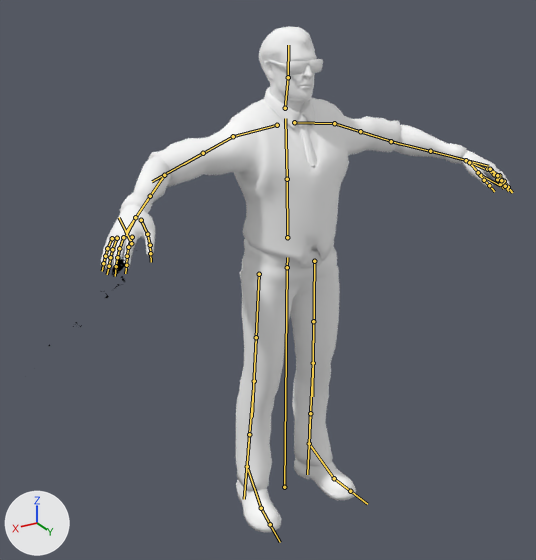
Renders of the Blender file Blends/Blender_Arms_Animations.blend from each side of a commit.
One viewpoint serves both versions: a 50 mm camera at (1.36, 2.12, 2.02) aimed at (0.17, 0.15, 1.04). Lighting does not change. The marker at lower left points along +X, +Y and +Z. The bones that bend it are drawn over the model as lines.

In view in the first picture: 'BodyGuard03_Head', 'BodyGuard03_Pants', 'BodyGuard03_Shoes', 'BodyGuard03_Torso.001', 'BodyGuard_03_Hand.001', 'score'.
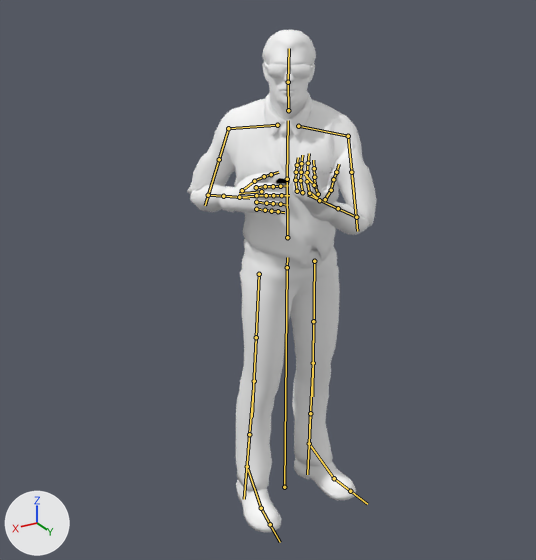
The newer file adds an action. The first version stands in its rest pose; the second is drawn at frame 5 of the action 'TP_AR_Fire'.

Pixel boxes [x1, y1, x2, y2] of what changed, in the pictures (536 x 560 px):
```json
{"object": "BodyGuard03_Torso.001", "change": "posed", "before": [120, 87, 467, 265], "after": [187, 92, 376, 265], "on screen": "45% narrower"}
{"object": "score", "change": "posed", "before": [16, 186, 197, 385], "after": [217, 157, 381, 236], "on screen": "9% narrower, 60% shorter"}
{"object": "BodyGuard_03_Hand.001", "change": "posed", "before": [101, 150, 511, 266], "after": [227, 160, 339, 215], "on screen": "73% narrower, 52% shorter"}
{"object": "BodyGuard03_Head", "change": "posed", "before": [259, 26, 323, 112], "after": [262, 30, 316, 121], "on screen": "15% narrower"}
{"bone": "Spine1", "before": "(287, 179) to (285, 118)", "after": "(287, 179) to (288, 120)"}
{"bone": "LeftShoulder", "before": "(294, 122) to (334, 123)", "after": "(298, 126) to (348, 136)"}
{"bone": "LeftArm", "before": "(334, 123) to (376, 136)", "after": "(348, 136) to (354, 194)"}
{"bone": "LeftForeArm", "before": "(391, 141) to (448, 155)", "after": "(356, 217) to (329, 204)"}
{"bone": "LeftHand", "before": "(466, 160) to (485, 169)", "after": "(319, 200) to (311, 192)"}
{"bone": "LeftHandIndex1", "before": "(491, 170) to (499, 176)", "after": "(318, 194) to (315, 186)"}
{"bone": "LeftHandIndex2", "before": "(499, 176) to (504, 181)", "after": "(315, 186) to (314, 177)"}
{"bone": "LeftHandMiddle1", "before": "(490, 169) to (499, 175)", "after": "(309, 193) to (307, 181)"}
{"bone": "LeftHandMiddle2", "before": "(499, 175) to (504, 181)", "after": "(307, 181) to (307, 172)"}
{"bone": "LeftHandPinky1", "before": "(487, 169) to (494, 174)", "after": "(297, 191) to (295, 180)"}
{"bone": "LeftHandPinky2", "before": "(494, 174) to (497, 179)", "after": "(295, 180) to (296, 172)"}
{"bone": "LeftHandRing1", "before": "(490, 169) to (497, 175)", "after": "(302, 192) to (300, 180)"}
{"bone": "LeftHandRing2", "before": "(497, 175) to (501, 180)", "after": "(300, 180) to (301, 172)"}
{"bone": "LeftHandThumb2", "before": "(478, 172) to (484, 180)", "after": "(331, 190) to (333, 179)"}
{"bone": "LeftHandThumb3", "before": "(484, 180) to (489, 185)", "after": "(333, 179) to (336, 172)"}
{"bone": "Head", "before": "(288, 77) to (288, 45)", "after": "(288, 82) to (289, 48)"}
{"bone": "RightArm", "before": "(233, 136) to (184, 164)", "after": "(228, 128) to (213, 177)"}
{"bone": "RightForeArm", "before": "(164, 175) to (143, 206)", "after": "(208, 195) to (231, 196)"}
{"bone": "RightHand", "before": "(135, 217) to (126, 235)", "after": "(239, 197) to (255, 196)"}
```

Edits to the scene script, one JSON object a line:
```json
{"block": "bone_spine1", "where": "bone_spine1 = bpy.data.objects['Armature.001'].pose.bones['Spine1']  # child of 'Spine'"}
{"op": "set", "path": "bone_spine1.rotation_quaternion", "old": "(1.0, 0.0, 0.0, 0.0)", "new": "(0.941, 0.082, -0.329, -0.003)", "note": "degrees (0, 0, 0) -> degrees (11, -38, -4)"}
{"block": "bone_leftshoulder", "where": "bone_leftshoulder = bpy.data.objects['Armature.001'].pose.bones['LeftShoulder']  # child of 'Spine1'"}
{"op": "set", "path": "bone_leftshoulder.rotation_quaternion", "old": "(1.0, 0.0, 0.0, 0.0)", "new": "(0.998, -0.061, 0.0, 0.0)", "note": "degrees (0, 0, 0) -> degrees (-7, 0, 0)"}
{"block": "bone_leftarm", "where": "bone_leftarm = bpy.data.objects['Armature.001'].pose.bones['LeftArm']  # child of 'LeftShoulder'"}
{"op": "set", "path": "bone_leftarm.rotation_quaternion", "old": "(1.0, 0.0, 0.0, 0.0)", "new": "(0.843, -0.142, -0.216, 0.472)", "note": "degrees (0, 0, 0) -> degrees (-27, -13, 62)"}
{"block": "bone_leftforearm", "where": "bone_leftforearm = bpy.data.objects['Armature.001'].pose.bones['LeftForeArm']  # child of 'LeftArm'"}
{"op": "set", "path": "bone_leftforearm.rotation_quaternion", "old": "(1.0, 0.0, 0.0, 0.0)", "new": "(0.693, -0.184, -0.547, 0.432)", "note": "degrees (0, 0, 0) -> degrees (-65, -37, 88)"}
{"block": "bone_lefthand", "where": "bone_lefthand = bpy.data.objects['Armature.001'].pose.bones['LeftHand']  # child of 'LeftForeArm'"}
{"op": "set", "path": "bone_lefthand.rotation_quaternion", "old": "(1.0, 0.0, 0.0, 0.0)", "new": "(0.973, -0.125, -0.188, -0.044)", "note": "degrees (0, 0, 0) -> degrees (-14, -22, -2)"}
{"block": "bone_lefthandindex1", "where": "bone_lefthandindex1 = bpy.data.objects['Armature.001'].pose.bones['LeftHandIndex1']  # child of 'LeftHand'"}
{"op": "set", "path": "bone_lefthandindex1.rotation_quaternion", "old": "(1.0, 0.0, 0.0, 0.0)", "new": "(0.995, 0.0, 0.0, 0.1)", "note": "degrees (0, 0, 0) -> degrees (0, 0, 11)"}
{"block": "bone_lefthandindex2", "where": "bone_lefthandindex2 = bpy.data.objects['Armature.001'].pose.bones['LeftHandIndex2']  # child of 'LeftHandIndex1'"}
{"op": "set", "path": "bone_lefthandindex2.rotation_quaternion", "old": "(1.0, 0.0, 0.0, 0.0)", "new": "(0.992, 0.0, 0.0, 0.127)", "note": "degrees (0, 0, 0) -> degrees (0, 0, 15)"}
{"block": "bone_lefthandmiddle1", "where": "bone_lefthandmiddle1 = bpy.data.objects['Armature.001'].pose.bones['LeftHandMiddle1']  # child of 'LeftHand'"}
{"op": "set", "path": "bone_lefthandmiddle1.rotation_quaternion", "old": "(1.0, 0.0, 0.0, 0.0)", "new": "(0.964, 0.0, 0.0, 0.266)", "note": "degrees (0, 0, 0) -> degrees (0, 0, 31)"}
{"block": "bone_lefthandmiddle2", "where": "bone_lefthandmiddle2 = bpy.data.objects['Armature.001'].pose.bones['LeftHandMiddle2']  # child of 'LeftHandMiddle1'"}
{"op": "set", "path": "bone_lefthandmiddle2.rotation_quaternion", "old": "(1.0, 0.0, 0.0, 0.0)", "new": "(0.996, 0.0, 0.0, 0.084)", "note": "degrees (0, 0, 0) -> degrees (0, 0, 10)"}
{"block": "bone_lefthandpinky1", "where": "bone_lefthandpinky1 = bpy.data.objects['Armature.001'].pose.bones['LeftHandPinky1']  # child of 'LeftHand'"}
{"op": "set", "path": "bone_lefthandpinky1.rotation_quaternion", "old": "(1.0, 0.0, 0.0, 0.0)", "new": "(0.929, 0.0, 0.0, 0.37)", "note": "degrees (0, 0, 0) -> degrees (0, 0, 43)"}
{"block": "bone_lefthandpinky2", "where": "bone_lefthandpinky2 = bpy.data.objects['Armature.001'].pose.bones['LeftHandPinky2']  # child of 'LeftHandPinky1'"}
{"op": "set", "path": "bone_lefthandpinky2.rotation_quaternion", "old": "(1.0, 0.0, 0.0, 0.0)", "new": "(0.995, 0.0, 0.0, 0.104)", "note": "degrees (0, 0, 0) -> degrees (0, 0, 12)"}
{"block": "bone_lefthandring1", "where": "bone_lefthandring1 = bpy.data.objects['Armature.001'].pose.bones['LeftHandRing1']  # child of 'LeftHand'"}
{"op": "set", "path": "bone_lefthandring1.rotation_quaternion", "old": "(1.0, 0.0, 0.0, 0.0)", "new": "(0.95, 0.0, 0.0, 0.312)", "note": "degrees (0, 0, 0) -> degrees (0, 0, 36)"}
{"block": "bone_lefthandring2", "where": "bone_lefthandring2 = bpy.data.objects['Armature.001'].pose.bones['LeftHandRing2']  # child of 'LeftHandRing1'"}
{"op": "set", "path": "bone_lefthandring2.rotation_quaternion", "old": "(1.0, 0.0, 0.0, 0.0)", "new": "(0.996, 0.0, 0.0, 0.092)", "note": "degrees (0, 0, 0) -> degrees (0, 0, 11)"}
{"block": "bone_lefthandthumb2", "where": "bone_lefthandthumb2 = bpy.data.objects['Armature.001'].pose.bones['LeftHandThumb2']  # child of 'LeftHandThumb1'"}
{"op": "set", "path": "bone_lefthandthumb2.rotation_quaternion", "old": "(1.0, 0.0, 0.0, 0.0)", "new": "(0.988, -0.148, -0.028, -0.026)", "note": "degrees (0, 0, 0) -> degrees (-17, -4, -3)"}
{"block": "bone_lefthandthumb3", "where": "bone_lefthandthumb3 = bpy.data.objects['Armature.001'].pose.bones['LeftHandThumb3']  # child of 'LeftHandThumb2'"}
{"op": "set", "path": "bone_lefthandthumb3.rotation_quaternion", "old": "(1.0, 0.0, 0.0, 0.0)", "new": "(0.991, 0.0, 0.0, -0.132)", "note": "degrees (0, 0, 0) -> degrees (0, 0, -15)"}
{"block": "bone_head", "where": "bone_head = bpy.data.objects['Armature.001'].pose.bones['Head']  # child of 'Neck'"}
{"op": "set", "path": "bone_head.rotation_quaternion", "old": "(1.0, 0.0, 0.0, 0.0)", "new": "(0.994, -0.089, 0.057, -0.005)", "note": "degrees (0, 0, 0) -> degrees (-10, 6, -1)"}
{"block": "bone_rightarm", "where": "bone_rightarm = bpy.data.objects['Armature.001'].pose.bones['RightArm']  # child of 'RightShoulder'"}
{"op": "set", "path": "bone_rightarm.rotation_quaternion", "old": "(1.0, 0.0, 0.0, 0.0)", "new": "(0.89, 0.0, -0.109, -0.443)", "note": "degrees (0, 0, 0) -> degrees (6, -11, -53)"}
{"block": "bone_rightforearm", "where": "bone_rightforearm = bpy.data.objects['Armature.001'].pose.bones['RightForeArm']  # child of 'RightArm'"}
{"op": "set", "path": "bone_rightforearm.rotation_quaternion", "old": "(1.0, 0.0, 0.0, 0.0)", "new": "(0.774, -0.616, -0.017, -0.147)", "note": "degrees (0, 0, 0) -> degrees (-76, -12, -12)"}
{"block": "bone_righthand", "where": "bone_righthand = bpy.data.objects['Armature.001'].pose.bones['RightHand']  # child of 'RightForeArm'"}
{"op": "set", "path": "bone_righthand.rotation_quaternion", "old": "(1.0, 0.0, 0.0, 0.0)", "new": "(0.992, -0.097, 0.068, -0.04)", "note": "degrees (0, 0, 0) -> degrees (-12, 7, -5)"}
```
